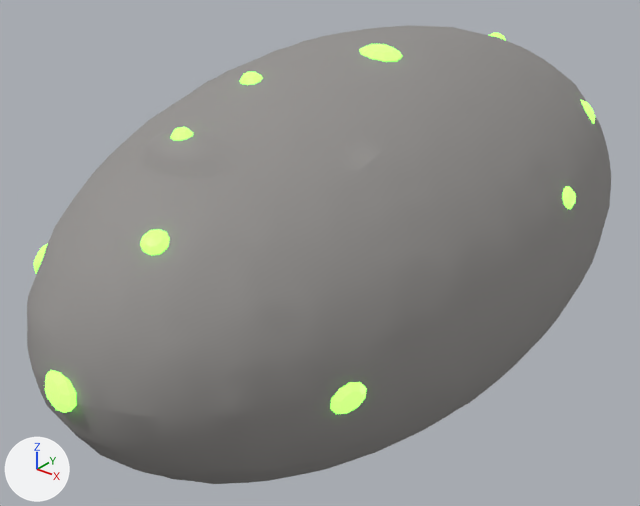
The glTF model godot/assets/models/creatures/rockyshark/segment0.glb, before and after one commit.
One viewpoint serves both versions: a 50 mm camera at (1.002, -1.41, 0.772) aimed at (-0.059, -0.084, -0.05). The axes (+X, +Y, +Z) are drawn at lower left. The lights are the same throughout. The older version comes first. Where no turn or scale is listed for an object, it has been applied to the vertices.

The first picture shows 'PoreS1', 'PoreS11', 'PoreS12', 'PoreS13', 'PoreS2', 'PoreS5', 'PoreS6', 'PoreS7', 'PoreS8', 'PoreS9', 'Segment0'.
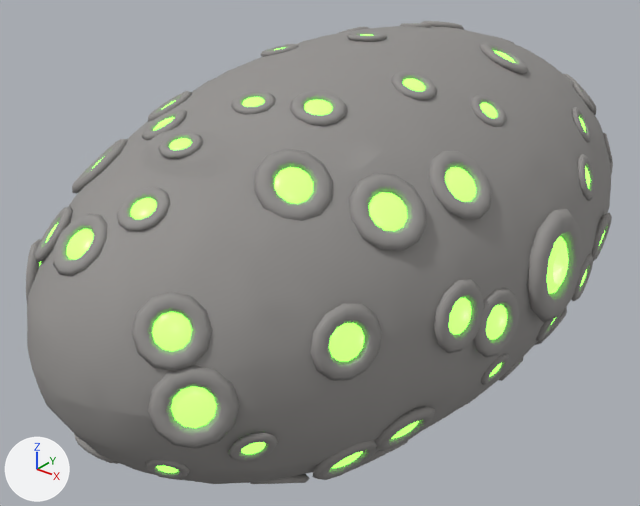
Boxes (x1, y1, x2, y2) around the edits, measured in the pictures (640 x 506 px):
'RimsS', added: after (26, 21, 613, 484)
'PoresS', added (mostly hidden): after (39, 34, 605, 473)
'PoreS9', deleted (green): before (45, 370, 77, 413)
'HoleR0', moved, turned, rescaled (not visible before): after (547, 237, 569, 294)
'PoreS1', deleted (green): before (330, 382, 367, 414)
'PoreS2', deleted (green): before (140, 229, 170, 255)
'PoreS6', deleted (green): before (359, 44, 402, 62)
'PoreS13', deleted: before (562, 186, 576, 209)
'PoreS7', deleted: before (240, 72, 263, 85)
'PoreS5', deleted: before (171, 127, 193, 140)
'PoreS12', deleted: before (33, 244, 47, 273)
'PoreS8', deleted: before (580, 100, 595, 124)
'PoreS11', deleted: before (490, 32, 506, 40)

The change, as a diff of the scene's bpy script:
```diff
--- a/godot/assets/models/creatures/rockyshark/segment0.glb.py
+++ b/godot/assets/models/creatures/rockyshark/segment0.glb.py
@@ me_rimss @@
+me_rimss.from_pydata(...)  # 6624 vertices, 13248 faces; spans x -0.456..0.453, y -0.744..0.746, z -0.4..0.409
+me_rimss.materials.append(mat_rock)  # grey #959390
@@ me_poress @@
+me_poress.from_pydata(...)  # 5580 vertices, 10800 faces; spans x -0.428..0.424, y -0.722..0.724, z -0.388..0.405
+me_poress.materials.append(mat_glow)  # green #81ff50, glowing green #81ff50
@@ ob_holer0 @@
 ob_holer0.parent = ob_segment0
-ob_holer0.location = (0.0, -20.48, 2.56)
-ob_holer0.rotation_euler = (0.0, 0.0, -0.209)  # degrees (0, 0, -12)
-ob_holer0.scale = (3.68, 2.02, 4.42)
+ob_holer0.location = (-0.0169, -26.06, 2.41)
+ob_holer0.rotation_euler = (1.44, 0.0, 0.0148)  # degrees (83, 0, 0.8)
+ob_holer0.scale = (4.4, 4.4, 2.3)
@@ ob_pores1 @@
-ob_pores1 = bpy.data.objects.new('PoreS1', me_pores1)
-ob_pores1.location = (0.324, -0.495, -0.024)
@@ ob_pores2 @@
-ob_pores2 = bpy.data.objects.new('PoreS2', me_pores2)
-ob_pores2.location = (0.075, -0.637, 0.215)
@@ ob_pores5 @@
-ob_pores5 = bpy.data.objects.new('PoreS5', me_pores5)
-ob_pores5.location = (-0.016, -0.488, 0.319)
@@ ob_pores6 @@
-ob_pores6 = bpy.data.objects.new('PoreS6', me_pores6)
-ob_pores6.location = (0.069, -0.067, 0.386)
@@ ob_pores7 @@
-ob_pores7 = bpy.data.objects.new('PoreS7', me_pores7)
-ob_pores7.location = (-0.047, -0.29, 0.363)
@@ ob_pores8 @@
-ob_pores8 = bpy.data.objects.new('PoreS8', me_pores8)
-ob_pores8.location = (0.28, 0.419, 0.202)
@@ ob_pores9 @@
-ob_pores9 = bpy.data.objects.new('PoreS9', me_pores9)
-ob_pores9.location = (0.0, -0.782, 0.002)
@@ ob_pores11 @@
-ob_pores11 = bpy.data.objects.new('PoreS11', me_pores11)
-ob_pores11.location = (0.041, 0.438, 0.324)
@@ ob_pores12 @@
-ob_pores12 = bpy.data.objects.new('PoreS12', me_pores12)
-ob_pores12.location = (-0.233, -0.626, 0.091)
@@ ob_pores13 @@
-ob_pores13 = bpy.data.objects.new('PoreS13', me_pores13)
-ob_pores13.location = (0.392, 0.094, 0.134)
@@ ob_rimss @@
+ob_rimss = bpy.data.objects.new('RimsS', me_rimss)
+ob_rimss.location = (0.0, 0.0, 0.0)
@@ ob_poress @@
+ob_poress = bpy.data.objects.new('PoresS', me_poress)
+ob_poress.location = (0.0, 0.0, 0.0)
```
